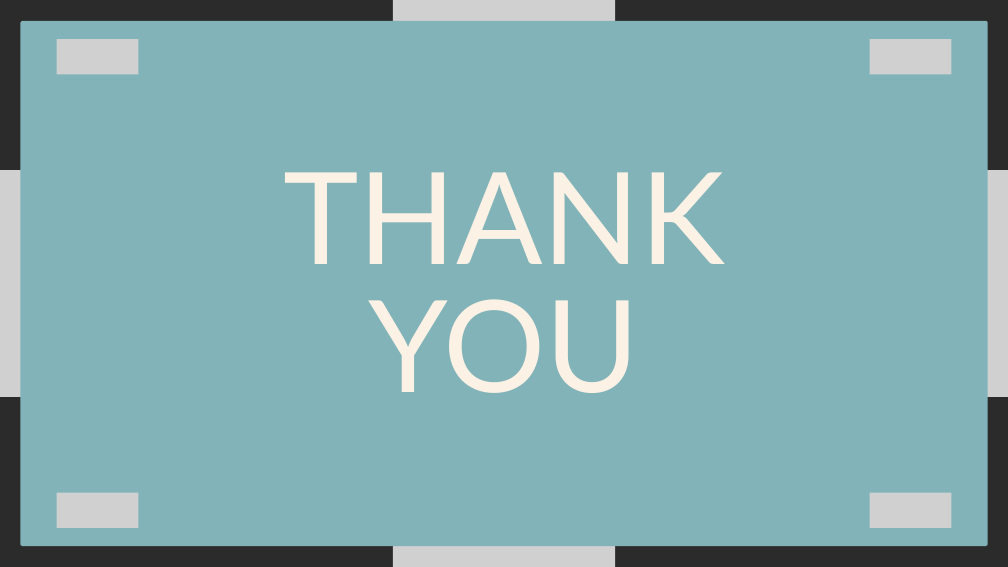
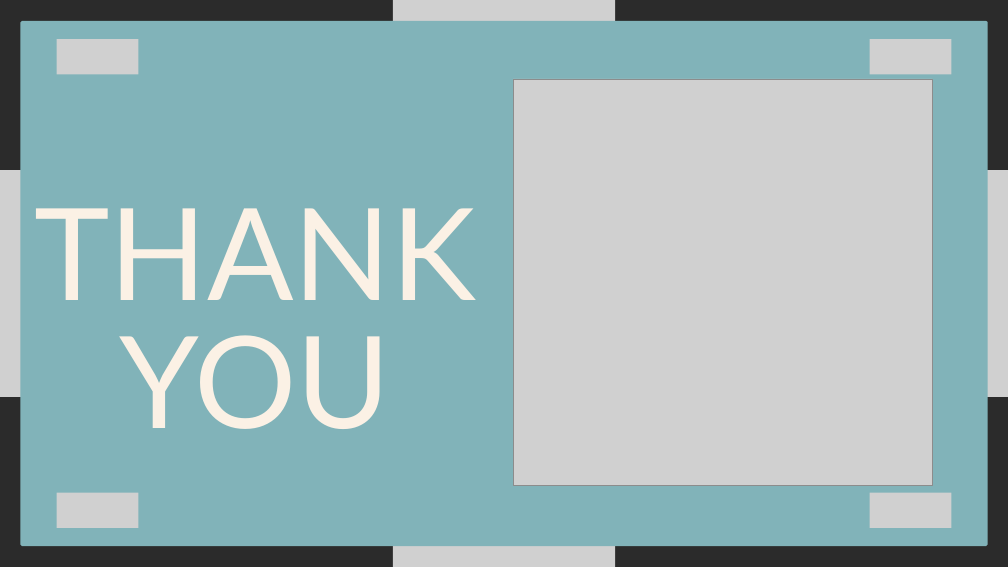
Before and after one commit to ProfKaltenberg/final-project-baileycarpener, a slide deck: slide 12 of my project final/The Lipstick Effect.pptx. Drawn at 1008x567 pixels with LibreOffice and Linux fonts; fonts in the diff are those of the drawing; grey boxes stand for pictures; background and template pictures are left out; a plain dark background stands for a picture behind light text. Boxes give left, top, right and bottom in pixels: in the first picture for what was removed or moved away, otherwise in the second. Text is boxed around its words. In the diff, an @@ line names an element or a change of style, - is before the commit and + after.

```diff
--- a/my project final/The Lipstick Effect.pptx
+++ b/my project final/The Lipstick Effect.pptx
@@ picture added at box(513, 79, 932, 485) @@
@@ text "THANK": place and size @@
-text "THANK" at box(283, 172, 725, 393)
+text "THANK" at box(34, 208, 476, 429)
```
Also in this commit, not shown: 2 other files.
